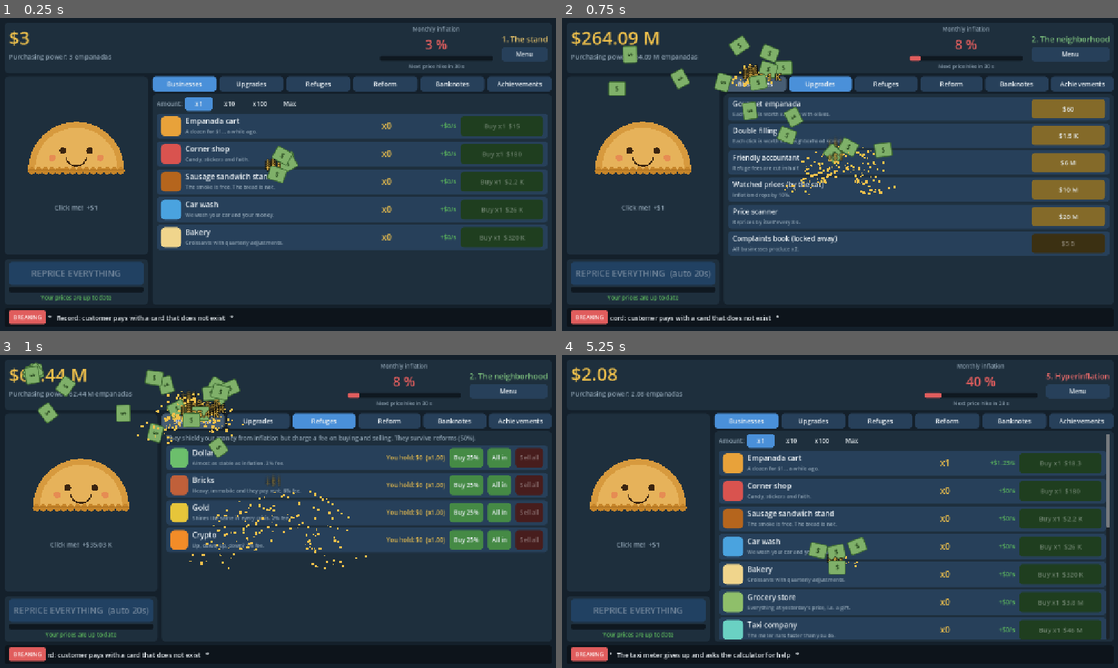
Above: before the commit, frames 1-4 (two rows, left to right).
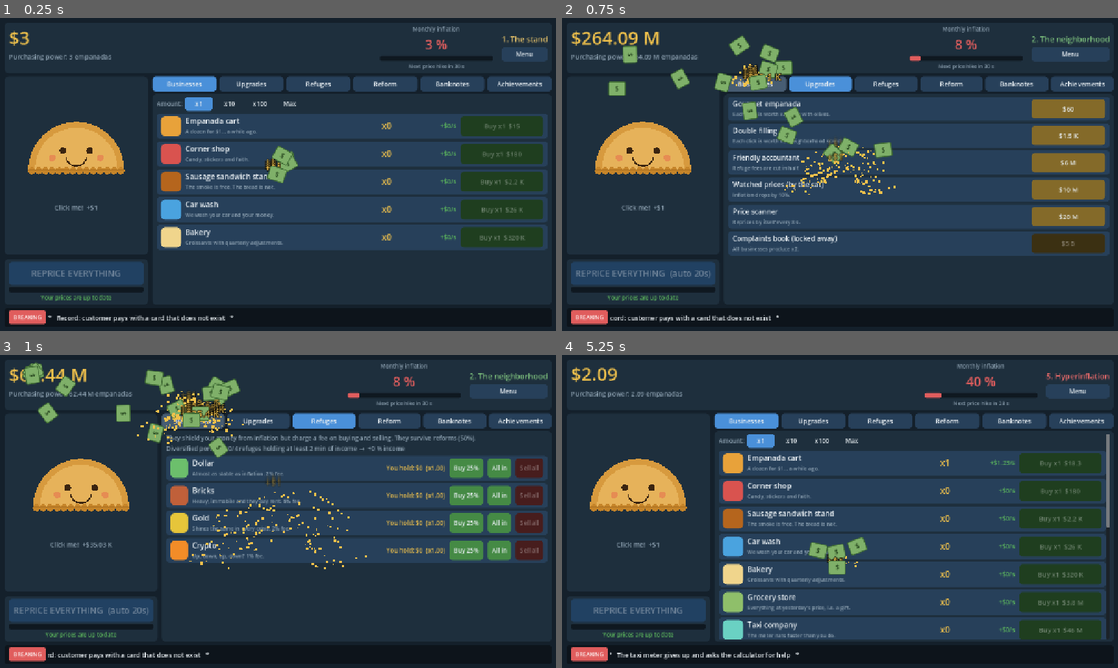
Above: after the commit, the same moments.

Repository: agusmoscato/INFLATION-What-Inflation-
Game: Godot game, scene res://tests/SmokeUI.tscn
The game is run twice, just before and just after one commit, with the same random seed, the same clock (stepped at 60 frames per second) and the same inputs. This scene is started directly instead of the project's main scene.
Inputs:
- Up to frame 1 (0.25 s): no input
- Up to frame 2 (0.75 s): click "Businesses" at 0.5 s
- Up to frame 3 (1 s): no input
- Up to frame 4 (5.25 s): click "Upgrades" at 1.25 s; click "Businesses" at 2 s; click "Upgrades" at 2.75 s; click "Refuges" at 3.5 s; click "OK" at 4.25 s; click "New game" at 5 s

Frames 1-2 are identical in both runs. In frame 3, 12% of the frame differs, in the area x 29-99%, y 28-67%; in frame 4, less than 0.1%.

Commit message:
Refugios: cartera diversificada, bot con refugios y eventos, comparación sin/con refugios (-12 %)
Co-Authored-By: Claude Sonnet 5.5 <noreply@anthropic.com>

Diff:
--- a/data/balance.json
+++ b/data/balance.json
@@ -12,6 +12,8 @@
   "album_complete_bonus": 0.25,
   "reform_min_era": 2,
   "refuge_carry": 0.5,
+  "refuge_bonus": 0.15,
+  "refuge_bonus_seconds": 120.0,
   "plan_min_era": 4,
   "plan_min_cred": [15, 60, 240],
   "plan_perm_mult": 1.6,
@@ -27,6 +29,6 @@
   "offline_step": 10.0,
   "autosave_seconds": 30.0,
   "measure_reduction": 0.2,
-  "measures": ["1e26", "1e27", "1e28", "5e28", "2e29"],
+  "measures": ["1e25", "1e26", "1e27", "5e27", "2e28"],
   "hyper_tint_rate": 0.5
 }
--- a/data/eras.json
+++ b/data/eras.json
@@ -2,6 +2,6 @@
   {"id": 1, "name_key": "era.1", "desc_key": "era.1.d", "threshold": "0",    "inflation": 0.03, "color": "#e8c46a"},
   {"id": 2, "name_key": "era.2", "desc_key": "era.2.d", "threshold": "5e7",  "inflation": 0.08, "color": "#7ec27e"},
   {"id": 3, "name_key": "era.3", "desc_key": "era.3.d", "threshold": "1e11",  "inflation": 0.15, "color": "#6aa9e8"},
-  {"id": 4, "name_key": "era.4", "desc_key": "era.4.d", "threshold": "1e16", "inflation": 0.30, "color": "#b07ee8"},
-  {"id": 5, "name_key": "era.5", "desc_key": "era.5.d", "threshold": "3e23", "inflation": 1.00, "color": "#e86a6a"}
+  {"id": 4, "name_key": "era.4", "desc_key": "era.4.d", "threshold": "3e16", "inflation": 0.30, "color": "#b07ee8"},
+  {"id": 5, "name_key": "era.5", "desc_key": "era.5.d", "threshold": "1e24", "inflation": 1.00, "color": "#e86a6a"}
 ]
--- a/data/refuges.json
+++ b/data/refuges.json
@@ -1,6 +1,6 @@
 [
-  {"id": "usd",    "fee": 0.02, "drift_infl": -0.15, "drift": 0.0,   "vol": 0.01, "reversion": 0.0,  "min": 0.2,  "max": 20.0, "color": "#6cbf6c"},
-  {"id": "bricks", "fee": 0.06, "drift_infl": 0.0,   "drift": 0.005, "vol": 0.01, "reversion": 0.0,  "min": 0.2,  "max": 50.0, "color": "#c0603a"},
-  {"id": "gold",   "fee": 0.02, "drift_infl": 0.0,   "drift": 0.0,   "vol": 0.05, "reversion": 0.1,  "min": 0.5,  "max": 3.0,  "color": "#e6c53a"},
-  {"id": "crypto", "fee": 0.01, "drift_infl": 0.0,   "drift": 0.03,  "vol": 0.35, "reversion": 0.02, "min": 0.05, "max": 30.0, "color": "#f28c28"}
+  {"id": "usd",    "fee": 0.04, "drift_infl": -0.15, "drift": 0.0,   "vol": 0.01, "reversion": 0.0,  "min": 0.2,  "max": 20.0, "color": "#6cbf6c"},
+  {"id": "bricks", "fee": 0.08, "drift_infl": 0.0,   "drift": 0.005, "vol": 0.01, "reversion": 0.0,  "min": 0.2,  "max": 50.0, "color": "#c0603a"},
+  {"id": "gold",   "fee": 0.04, "drift_infl": 0.0,   "drift": 0.0,   "vol": 0.05, "reversion": 0.1,  "min": 0.5,  "max": 3.0,  "color": "#e6c53a"},
+  {"id": "crypto", "fee": 0.03, "drift_infl": 0.0,   "drift": 0.03,  "vol": 0.35, "reversion": 0.02, "min": 0.05, "max": 30.0, "color": "#f28c28"}
 ]
--- a/docs/balance.csv
+++ b/docs/balance.csv
@@ -1,27 +1,24 @@
 evento,minuto,detalle
 era,27.2,era=2
-reforma,40.0,n=1 cred=8 P=1e1.6
-reforma,80.0,n=2 cred=24 P=1e2.4
-era,112.5,era=3
-reforma,120.0,n=3 cred=77 P=1e2.6
-reforma,160.0,n=4 cred=249 P=1e2.7
-reforma,200.0,n=5 cred=1157 P=1e2.2
-era,207.8,era=4
-plan,207.9,plan=emission n=1
-reforma,247.9,n=6 cred=22561 P=1e6.6
-plan,247.9,plan=convertibility n=2
-reforma,287.9,n=7 cred=56138 P=1e3.4
-plan,287.9,plan=stabilization n=3
-reforma,327.9,n=8 cred=88025 P=1e1.9
-reforma,367.9,n=9 cred=219241 P=1e2.0
-era,393.0,era=5
-reforma,421.5,n=10 cred=2077574 P=1e5.4
-medida,423.5,medidas=1
-medida,433.1,medidas=2
-reforma,463.7,n=11 cred=8877674 P=1e4.3
-medida,477.4,medidas=3
-reforma,503.7,n=12 cred=19429183 P=1e3.0
-medida,525.1,medidas=4
-medida,582.5,medidas=5
-victoria,583.0,inflación 0 (medidas=5)
-fin,583.0,era=5 cred=19429183 reformas=12 planes=3 compras=1333 max_espera_s=1338 medidas=5
+reforma,40.0,n=1 cred=7 P=1e1.6
+reforma,80.0,n=2 cred=32 P=1e2.4
+era,99.5,era=3
+reforma,120.0,n=3 cred=142 P=1e2.9
+reforma,160.0,n=4 cred=912 P=1e2.2
+era,179.3,era=4
+plan,179.3,plan=emission n=1
+reforma,219.3,n=5 cred=23944 P=1e6.5
+plan,219.4,plan=convertibility n=2
+reforma,259.4,n=6 cred=63510 P=1e3.4
+plan,259.4,plan=stabilization n=3
+reforma,299.4,n=7 cred=105420 P=1e1.9
+reforma,339.4,n=8 cred=271055 P=1e2.0
+era,372.0,era=5
+medida,375.5,medidas=1
+medida,402.4,medidas=2
+medida,427.6,medidas=3
+reforma,427.6,n=9 cred=4336049 P=1e8.0
+medida,444.0,medidas=4
+medida,462.0,medidas=5
+victoria,462.5,inflación 0 (medidas=5)
+fin,462.5,era=5 cred=4336049 reformas=9 planes=3 compras=891 max_espera_s=3344 medidas=5 refugios={ "parked": 2926; "sold": 0; "event_sells": 1390; "strikes": 16 }
--- /dev/null
+++ b/docs/balance_con_refugios.csv
@@ -0,0 +1,24 @@
+evento,minuto,detalle
+era,27.2,era=2
+reforma,40.0,n=1 cred=7 P=1e1.6
+reforma,80.0,n=2 cred=32 P=1e2.4
+era,99.5,era=3
+reforma,120.0,n=3 cred=142 P=1e2.9
+reforma,160.0,n=4 cred=912 P=1e2.2
+era,179.3,era=4
+plan,179.3,plan=emission n=1
+reforma,219.3,n=5 cred=23944 P=1e6.5
+plan,219.4,plan=convertibility n=2
+reforma,259.4,n=6 cred=63510 P=1e3.4
+plan,259.4,plan=stabilization n=3
+reforma,299.4,n=7 cred=105420 P=1e1.9
+reforma,339.4,n=8 cred=271055 P=1e2.0
+era,372.0,era=5
+medida,375.5,medidas=1
+medida,402.4,medidas=2
+medida,427.6,medidas=3
+reforma,427.6,n=9 cred=4336049 P=1e8.0
+medida,444.0,medidas=4
+medida,462.0,medidas=5
+victoria,462.5,inflación 0 (medidas=5)
+fin,462.5,era=5 cred=4336049 reformas=9 planes=3 compras=891 max_espera_s=3344 medidas=5 refugios={ "parked": 2926; "sold": 0; "event_sells": 1390; "strikes": 16 }
--- /dev/null
+++ b/docs/balance_sin_refugios.csv
@@ -0,0 +1,27 @@
+evento,minuto,detalle
+era,27.2,era=2
+reforma,40.0,n=1 cred=8 P=1e1.6
+reforma,80.0,n=2 cred=24 P=1e2.4
+era,112.5,era=3
+reforma,120.0,n=3 cred=77 P=1e2.6
+reforma,160.0,n=4 cred=249 P=1e2.7
+reforma,200.0,n=5 cred=1157 P=1e2.2
+era,216.0,era=4
+plan,216.0,plan=emission n=1
+reforma,256.0,n=6 cred=23445 P=1e6.6
+plan,256.0,plan=convertibility n=2
+reforma,296.0,n=7 cred=57965 P=1e3.4
+plan,296.1,plan=stabilization n=3
+reforma,336.1,n=8 cred=87868 P=1e1.9
+reforma,376.1,n=9 cred=216723 P=1e2.0
+reforma,427.7,n=10 cred=433449 P=1e2.5
+era,442.9,era=5
+medida,444.5,medidas=1
+medida,463.5,medidas=2
+reforma,476.3,n=11 cred=3707766 P=1e4.8
+medida,482.5,medidas=3
+medida,491.6,medidas=4
+reforma,516.3,n=12 cred=11724824 P=1e2.0
+medida,530.5,medidas=5
+victoria,531.0,inflación 0 (medidas=5)
+fin,531.0,era=5 cred=11724824 reformas=12 planes=3 compras=1330 max_espera_s=2014 medidas=5 refugios={ "parked": 0; "sold": 0; "event_sells": 0; "strikes": 0 }
--- a/i18n/translations.csv
+++ b/i18n/translations.csv
@@ -85,3 +85,4 @@
 "ui.credits.body","Todos los billetes, titulares y empresas son ficticios. Cualquier parecido con la realidad es pura i …(297 unchanged characters)…
 "ui.credits.continue","Seguir jugando","Keep playing"
 "ui.credits.menu","Menú principal","Main menu"
+"ui.ref.bonus","Cartera diversificada: %d/%d refugios con ahorros de al menos 2 min de ingresos  →  +%d %% de ingresos","Diversified portfolio: %d/%d refuges holding at least 2 min of income  →  +%d %% income"
--- a/scripts/core/economy_logic.gd
+++ b/scripts/core/economy_logic.gd
@@ -82,6 +82,7 @@
 		var bm: float = float(m.biz_up_mult.get(def["id"], 1.0)) * milestone_mult(n)
 		base = base.add(def["base_income"].mul_f(float(n) * bm * gm))
 	m.base_income = base
+	m.refuge_mult = 1.0 + B("refuge_bonus") * float(refuge_diversified_count(m))
 
 
 static func ensure_fresh(m: GameModel) -> void:
@@ -132,7 +133,7 @@
 ## Ingreso nominal por segundo.
 static func income_per_sec(m: GameModel) -> BigNumber:
 	ensure_fresh(m)
-	return m.base_income.mul(m.my_prices).mul_f(event_income_mult(m))
+	return m.base_income.mul(m.my_prices).mul_f(event_income_mult(m) * m.refuge_mult)
 
 
 ## Poder adquisitivo: cuántas "empanadas del día 1" alcanzan con tu plata.
@@ -392,6 +393,17 @@
 	return t
 
 
+## Cuántos refugios tienen ahorros >= N segundos de ingresos (cartera diversificada).
+static func refuge_diversified_count(m: GameModel) -> int:
+	var thresh: BigNumber = m.base_income.mul_f(B("refuge_bonus_seconds"))
+	var n: int = 0
+	for r in GameData.refuges:
+		var real: BigNumber = m.refuge_units[r["id"]].mul_f(float(m.refuge_price[r["id"]]))
+		if not real.is_zero() and real.ge(thresh):
+			n += 1
+	return n
+
+
 static func refuges_unlocked(m: GameModel) -> bool:
 	return m.era >= 2 or m.reforms > 0
 
@@ -402,6 +414,7 @@
 	var real: BigNumber = nominal.div(m.price_level).mul_f(1.0 - refuge_fee(m, id))
 	m.money = m.money.sub(nominal)
 	m.refuge_units[id] = m.refuge_units[id].add(real.div_f(float(m.refuge_price[id])))
+	m.dirty = true
 	m.push("refuge_changed")
 	return true
 
@@ -413,6 +426,7 @@
 	var value: BigNumber = refuge_value(m, id).mul_f(f)
 	m.refuge_units[id] = m.refuge_units[id].mul_f(1.0 - f)
 	m.money = m.money.add(value.mul_f(1.0 - refuge_fee(m, id)))
+	m.dirty = true
 	m.push("refuge_changed")
 	return true
 
@@ -427,6 +441,7 @@
 		pr *= exp(drift + noise - 0.5 * vol * vol)
 		pr += (1.0 - pr) * float(r["reversion"])
 		m.refuge_price[id] = clampf(pr, float(r["min"]), float(r["max"]))
+	m.dirty = true
 
 
 # =====================================================================
--- a/scripts/core/game_model.gd
+++ b/scripts/core/game_model.gd
@@ -59,6 +59,7 @@
 var infl_up_mult: float = 1.0
 var fee_mult: float = 1.0
 var remark_bonus_mult: float = 1.0
+var refuge_mult: float = 1.0                    # bono de cartera diversificada
 
 ## Cola de notificaciones para la UI: [{sig: String, args: Array}]
 var notifications: Array = []
--- a/scripts/ui/game_screen.gd
+++ b/scripts/ui/game_screen.gd
@@ -681,12 +681,15 @@
 	elif blocked:
 		ref_note.text = tr("ui.ref.blocked")
 	else:
-		ref_note.text = tr("ui.ref.note")
+		ref_note.text = tr("ui.ref.note") + "
+" + tr("ui.ref.bonus") % [EconomyLogic.refuge_diversified_count(m), GameData.refuges.size(), int(round(EconomyLogic.B("refuge_bonus") * EconomyLogic.refuge_diversified_count(m) * 100.0))]
 	for r in GameData.refuges:
 		var id: String = r["id"]
 		var e: Dictionary = ref_rows[id]
 		var value: BigNumber = EconomyLogic.refuge_value(m, id)
 		e["value"].text = "%s: %s  (x%.2f)" % [tr("ui.ref.have"), UIKit.money(value), float(m.refuge_price[id])]
+		var real_have: BigNumber = m.refuge_units[id].mul_f(float(m.refuge_price[id]))
+		e["value"].add_theme_color_override("font_color", UIKit.C_GREEN if (not real_have.is_zero() and real_have.ge(m.base_income.mul_f(EconomyLogic.B("refuge_bonus_seconds")))) else UIKit.C_GOLD)
 		var can: bool = unlocked and not blocked
 		e["b25"].disabled = not can or m.money.is_zero()
 		e["b100"].disabled = not can or m.money.is_zero()
--- a/tests/suites/test_content.gd
+++ b/tests/suites/test_content.gd
@@ -50,16 +50,16 @@
 	# claves tr("...") usadas en la UI
 	var re: RegEx = RegEx.new()
 	re.compile("tr\\(\"([^\"]+)\"\\)")
+	var re2: RegEx = RegEx.new()
+	re2.compile("\"((?:ui|toast)\\.[a-z_0-9.]+)\"")
 	var dir: DirAccess = DirAccess.open("res://scripts/ui")
 	for fname in dir.get_files():
 		if not fname.ends_with(".gd"):
 			continue
 		var src: String = FileAccess.get_file_as_string("res://scripts/ui/" + fname)
-		for mt in re.search_all(src):
+		for mt in re2.search_all(src):
 			var key: String = mt.get_string(1)
 			t.check(I18n.has_key(key, "es") and I18n.has_key(key, "en"), "UI %s usa clave inexistente: %s" % [fname, key])
-	for tab in GameScreen.TABS:
-		t.check(I18n.has_key(tab, "es") and I18n.has_key(tab, "en"), "pestaña " + tab)
 	for k in ["toast.measure", "toast.shock"]:
 		t.check(I18n.has_key(k, "es") and I18n.has_key(k, "en"), k)
 	# los marcadores de formato (%s, %d) coinciden entre español e inglés
--- a/tests/suites/test_economy.gd
+++ b/tests/suites/test_economy.gd
@@ -78,9 +78,9 @@
 	m7.money = BigNumber.from_float(1000.0)
 	t.check(EconomyLogic.refuge_buy(m7, "bricks", BigNumber.from_float(1000.0)), "comprar ladrillos")
 	t.check(m7.money.is_zero(), "plata gastada")
-	t.near(EconomyLogic.refuge_value(m7, "bricks").to_float(), 940.0, "comisión 6 %")
+	t.near(EconomyLogic.refuge_value(m7, "bricks").to_float(), 920.0, "comisión 8 %")
 	t.check(EconomyLogic.refuge_sell(m7, "bricks", 1.0), "vender ladrillos")
-	t.near(m7.money.to_float(), 940.0 * 0.94, "doble comisión", 1e-6)
+	t.near(m7.money.to_float(), 920.0 * 0.92, "doble comisión", 1e-6)
 	# cepo bloquea refugios
 	m7.money = BigNumber.from_float(100.0)
 	EconomyLogic.start_event(m7, "cepo")
@@ -118,3 +118,22 @@
 	m11.money = BigNumber.from_float(20.0)
 	t.check(EconomyLogic.smart_buy(m11), "smart_buy compra algo")
 	t.eq(m11.owned_count("empanadas"), 1, "lo primero rentable es una empanada")
+	# cartera diversificada: cada refugio con >= 2 min de ingresos suma +15 % de ingresos
+	var m12: GameModel = _fresh()
+	m12.era = 2
+	m12.money = BigNumber.from_float(1e7)
+	EconomyLogic.buy_business(m12, "empanadas", 5)
+	var inc0: float = EconomyLogic.income_per_sec(m12).to_float()
+	t.near(EconomyLogic.income_per_sec(m12).to_float(), inc0, "sin refugios no hay bono")
+	EconomyLogic.refuge_buy(m12, "gold", BigNumber.from_float(1e6))
+	EconomyLogic.ensure_fresh(m12)
+	t.near(m12.refuge_mult, 1.0 + EconomyLogic.B("refuge_bonus"), "1 refugio = +15 %")
+	EconomyLogic.refuge_buy(m12, "usd", BigNumber.from_float(1e6))
+	t.near(EconomyLogic.income_per_sec(m12).to_float(), inc0 * (1.0 + 2.0 * EconomyLogic.B("refuge_bonus")), "2 refugios = +30 % de ingresos")
+	var m13: GameModel = _fresh()
+	m13.era = 2
+	m13.money = BigNumber.from_float(1e7)
+	EconomyLogic.buy_business(m13, "empanadas", 5)
+	EconomyLogic.refuge_buy(m13, "gold", BigNumber.from_float(1.0))
+	EconomyLogic.ensure_fresh(m13)
+	t.near(m13.refuge_mult, 1.0, "ahorros mínimos no dan bono")
--- a/tools/simulate.gd
+++ b/tools/simulate.gd
@@ -18,6 +18,12 @@
 
 var rows: Array = []   # [evento, minuto, detalle]
 var no_prestige: bool = false
+var use_refuges: bool = true
+var do_park: bool = true
+var do_events: bool = true
+var refuge_stats: Dictionary = {"parked": 0, "sold": 0, "event_sells": 0, "strikes": 0}
+
+const SAVE_PAYBACK_S: float = 600.0   ## ahorra para la cartera si lo mejor a comprar repaga en más de esto
 
 
 func _init() -> void:
@@ -26,6 +32,12 @@
 	for a in OS.get_cmdline_user_args():
 		if a.begins_with("--hours="):
 			hours = a.get_slice("=", 1).to_float()
+		elif a == "--nopark":
+			do_park = false
+		elif a == "--noevents":
+			do_events = false
+		elif a == "--norefuges":
+			use_refuges = false
 		elif a == "--noprestige":
 			no_prestige = true
 		elif a.begins_with("--seed="):
@@ -42,11 +54,14 @@
 		if m.remark_window > 0.0 and EconomyLogic.needs_remark(m):
 			EconomyLogic.remark(m, true)
 		var saving: bool = false
+		var port_saving: bool = false
 		if m.era >= 5 and m.measures < EconomyLogic.measure_count_total():
 			if EconomyLogic.buy_measure(m):
 				rows.append(["medida", float(t) / 60.0, "medidas=%d" % m.measures])
 			saving = EconomyLogic.income_per_sec(m).mul_f(900.0).ge(EconomyLogic.measure_cost(m))
-		if t % 2 == 0 and not saving:
+		if use_refuges and t % 2 == 0:
+			port_saving = _refuge_policy(m)
+		if t % 2 == 0 and not saving and not port_saving:
 			var guard: int = 0
 			var bought_any: bool = false
 			while guard < 40 and EconomyLogic.smart_buy(m):
@@ -84,7 +99,7 @@
 			print("  t=%4.0f min era=%d cred=%d life=1e%.1f money=%s P=%s inc/s=%s" % [float(t) / 60.0, m.era, m.credibility, m.lifetime_real.log10(),
 				m.money.format(), m.price_level.format(), EconomyLogic.income_per_sec(m).format()])
 	rows.append(["fin", float(total) / 60.0 if not m.won else rows[rows.size() - 1][1],
-		"era=%d cred=%d reformas=%d planes=%d compras=%d max_espera_s=%.0f medidas=%d" % [m.era, m.credibility, m.reforms, m.plans_done, purchases, max_gap, m.measures]])
+		"era=%d cred=%d reformas=%d planes=%d compras=%d max_espera_s=%.0f medidas=%d refugios=%s" % [m.era, m.credibility, m.reforms, m.plans_done, purchases, max_gap, m.measures, str(refuge_stats)]])
 	_report(started)
 	quit(0)
 
@@ -101,3 +116,55 @@
 		f.store_string(csv)
 		f.close()
 	print("Simulación en %.1f s reales. CSV: docs/balance.csv" % [float(Time.get_ticks_msec() - started) / 1000.0])
+
+
+# =====================================================================
+#  Política de refugios y eventos del bot
+# =====================================================================
+## Mantiene una cartera diversificada: cada refugio con ahorros >= 2 min de ingresos da +5 % de ingresos.
+## Ahorra para armarla solo cuando lo mejor que puede comprar rinde poco (repago > SAVE_PAYBACK_S).
+## Responde a eventos:
+##  - corrida cambiaria: vende el dólar que saltó (la cartera lo recompra después);
+##  - cepo: no puede mover nada (se espera);
+##  - paro: negocia si sale barato;
+##  - aguinaldo: gasta todo el efectivo enseguida (no ahorra para la cartera mientras dura).
+## Devuelve true si está ahorrando para la cartera (el bot frena sus compras).
+func _refuge_policy(m: GameModel) -> bool:
+	if not EconomyLogic.refuges_unlocked(m):
+		return false
+	EconomyLogic.ensure_fresh(m)
+	if do_events and EconomyLogic.has_event(m, "paro") and EconomyLogic.strike_cost(m).lt(m.money.mul_f(0.3)):
+		if EconomyLogic.settle_strike(m):
+			refuge_stats["strikes"] += 1
+	if EconomyLogic.refuges_blocked(m):
+		return false
+	if do_events and EconomyLogic.has_event(m, "corrida") and not EconomyLogic.refuge_value(m, "usd").is_zero():
+		EconomyLogic.refuge_sell(m, "usd", 1.0)
+		refuge_stats["event_sells"] += 1
+	if not do_park:
+		return false
+	if do_events and EconomyLogic.has_event(m, "aguinaldo"):
+		refuge_stats["event_sells"] += 1
+		return false
+	var need_real: BigNumber = m.base_income.mul_f(EconomyLogic.B("refuge_bonus_seconds") * 1.15)
+	if need_real.is_zero():
+		return false
+	for r in GameData.refuges:
+		var id: String = r["id"]
+		var have_real: BigNumber = m.refuge_units[id].mul_f(float(m.refuge_price[id]))
+		if have_real.ge(need_real):
+			continue
+		var missing: BigNumber = need_real.sub(have_real).mul(m.price_level).div_f(1.0 - EconomyLogic.refuge_fee(m, id))
+		if m.money.ge(missing):
+			if EconomyLogic.refuge_buy(m, id, missing):
+				refuge_stats["parked"] += 1
+			continue
+		return _best_payback(m) > SAVE_PAYBACK_S
+	return false
+
+
+func _best_payback(m: GameModel) -> float:
+	var best: float = INF
+	for c in EconomyLogic.candidates(m):
+		best = minf(best, float(c["payback"]))
+	return best
Not shown, changed: docs/DECISIONES.md
Not shown, added: docs/balance_refugios.md
